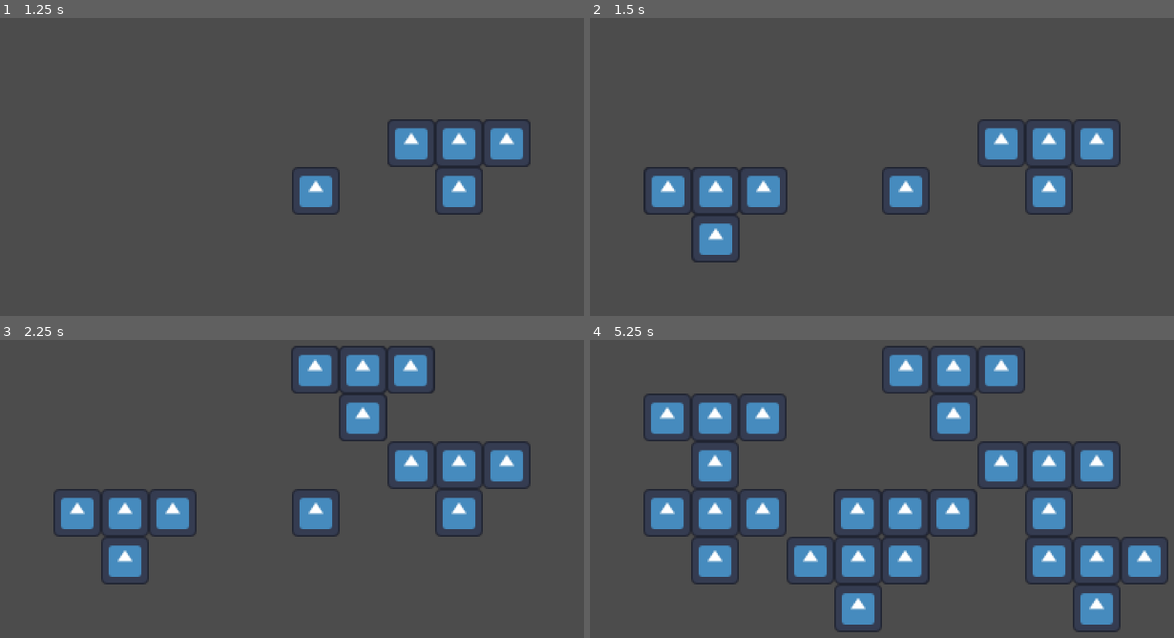
Above: before the commit, frames 1-4 (two rows, left to right).
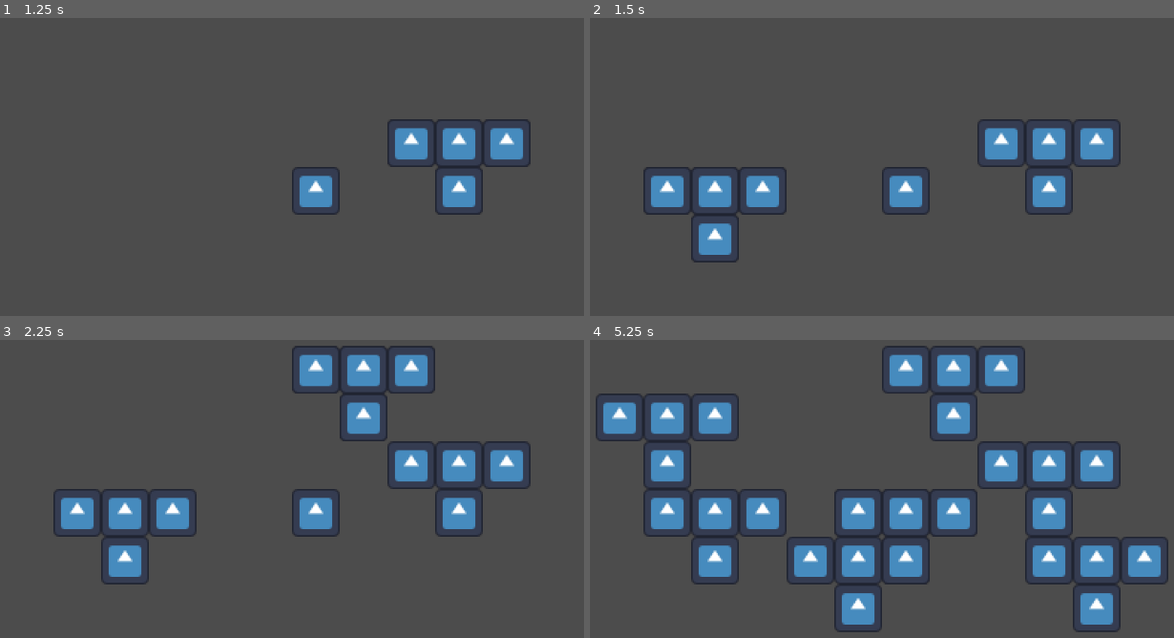
Above: after the commit, the same moments.

Repository: kennethbchen/Polyomino-Tower-Defense
Game: Godot game, scene res://Game.tscn
Same seed, same stepped clock (60 frames per second), same inputs: the game is played once before the commit and once after it. The engine's default icon, where the game draws it, is replaced by a stand-in: a white triangle on a blue panel in a dark square.
Inputs (mouse positions are in pixels of both pictures, inside the frame that each line leads up to):
- Up to frame 1 (1.25 s): tap Enter at 0.5 s; move the mouse to (461, 143) at 0.52 s; click (461, 143) at 0.67 s
- Up to frame 2 (1.5 s): tap Space at 1.25 s; move the mouse to (730, 190) at 1.27 s; click (730, 190) at 1.42 s
- Up to frame 3 (2.25 s): tap Enter at 2 s; move the mouse to (367, 390) at 2.02 s; click (367, 390) at 2.17 s
- Up to frame 4 (5.25 s): tap Space at 2.75, 4.25 s; move the mouse to (841, 578) at 2.77 s; click (841, 578) at 2.92 s; tap Enter at 3.5 s; move the mouse to (1109, 554) at 3.52 s; click (1109, 554) at 3.67 s; move the mouse to (654, 420) at 4.27 s; click (654, 420) at 4.42 s; move the mouse to (922, 489) at 5.02 s; click (922, 489) at 5.17 s

Frame 1 is identical in both runs. In frame 2, 0.3% of the frame differs, in the area x 10-34%, y 50-81%; in frame 3, 0.3%; in frame 4, 3.4%, in the area x 0-66%, y 17-80%.

Commit message:
Implemented placing block but way simpler

Diff:
--- a/Scripts/Block.gd
+++ b/Scripts/Block.gd
@@ -15,3 +15,10 @@
 # Called every frame. 'delta' is the elapsed time since the previous frame.
 #func _process(delta):
 #	pass
+
+func get_children_global_pos():
+	var output = []
+	for i in self.get_children():
+		output.append(i.global_position)
+
+	return output
--- a/Scripts/Cursor.gd
+++ b/Scripts/Cursor.gd
@@ -35,3 +35,16 @@
 
 	rot_tween.interpolate_property(self, "rotation_degrees", rotation_degrees, target_rot, 0.1, Tween.TRANS_CUBIC, Tween.EASE_OUT)
 	rot_tween.start()
+
+func is_moving():
+	if pos_tween.is_active() or rot_tween.is_active():
+		return true
+	else:
+		return false
+
+func force_complete_tweens():
+	pos_tween.stop_all()
+	rot_tween.stop_all()
+
+	position = target_pos
+	rotation_degrees = target_rot
--- a/Scripts/Game.gd
+++ b/Scripts/Game.gd
@@ -41,49 +41,22 @@
 		if !event.pressed: return
 
 		if event.button_index == 1:
+
+			# Place the block
 			if current_block == null: return
 
-			var rotated_data = current_block.data
-			var rotated_center = current_block.center + Vector2(1,1)
+			if cursor.is_moving(): cursor.force_complete_tweens()
 
-			if cursor.target_rot % 360 == 0:
-				pass
-			elif cursor.target_rot % 360 == 90:
-				pass
-			elif cursor.target_rot % 360 == 180:
-				pass
-			elif cursor.target_rot % 360 == 270:
-				pass
+			for pos in current_block.get_children_global_pos():
+				set_tile(board.world_to_map(pos))
 
-			for row in len(rotated_data):
-					for col in len(rotated_data[row]):
-						if rotated_data[row][col] == 1:
-							var array_coord = (Vector2(col,row) + Vector2(1,1))
-							print(array_coord)
-							print(rotated_center)
-							print(array_coord - rotated_center)
-							print()
-							var tile_pos = board.world_to_map(cursor.position) + (array_coord - rotated_center)
-							set_tile(tile_pos)
-
-			cursor.set_target_rot(0)
 
 		if event.button_index == 2:
+
+			# Rotate the block
 			cursor.set_target_rot(cursor.rotation_degrees + 90)
 
 
 
 func set_tile(tilemap_position: Vector2):
 	board.set_cellv(tilemap_position, 0)
-
-
-# Rotates array 90 degrees clockwise, assuming that array is a full rectangle (all rows same size)
-# https://godotengine.org/qa/92697/how-can-i-rotate-an-array-of-array
-func rotate_array(arr) -> Array:
-	var new_arr = []
-	for i in range(len(arr[0])):
-		var row = []
-		for j in range(len(arr)):
-			row.append(arr[len(arr) - j - 1][i])
-		new_arr.append(row)
-	return new_arr
